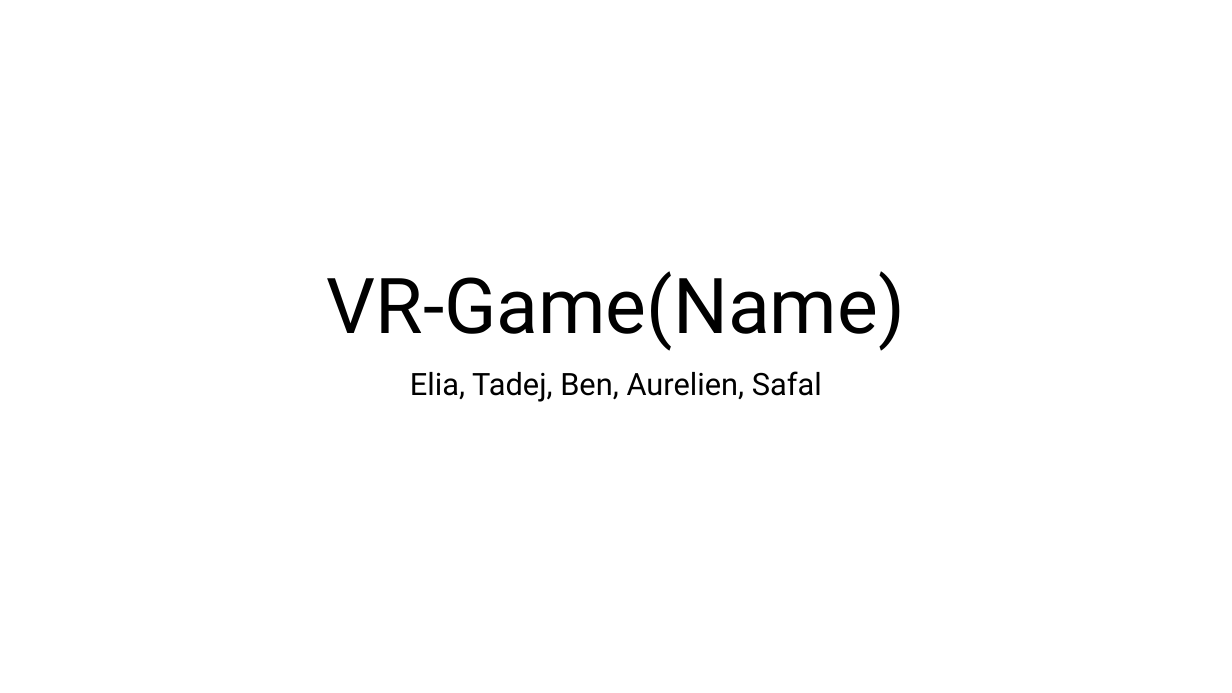
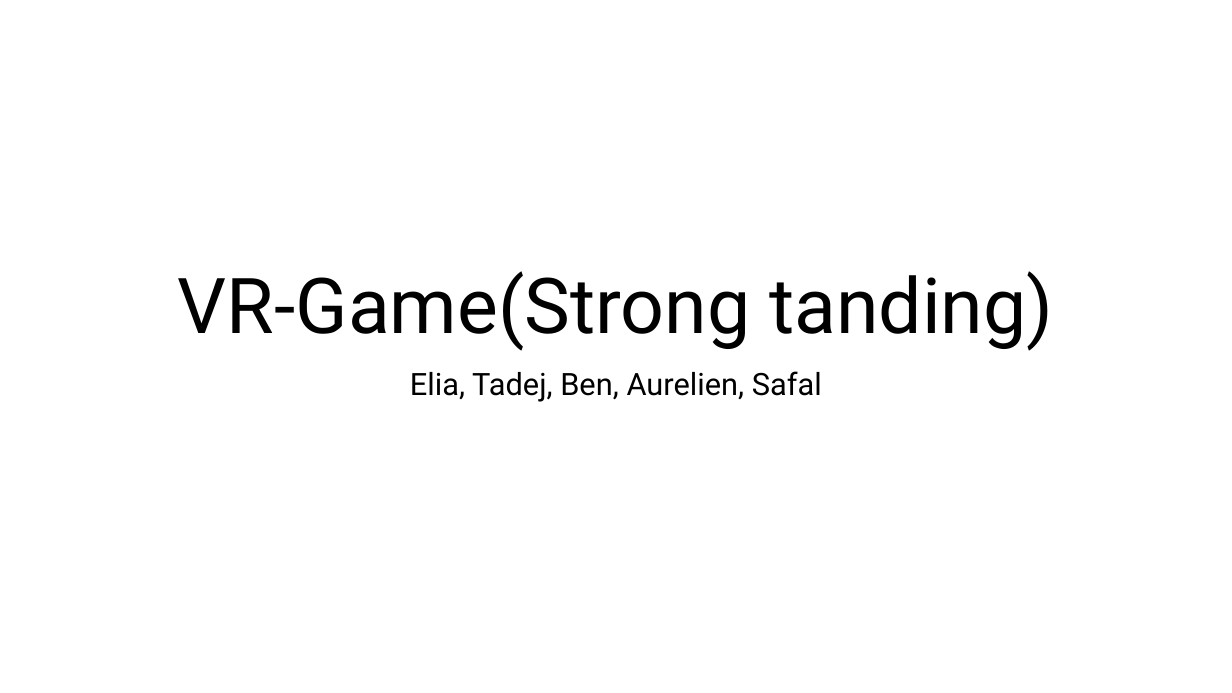
Before and after one commit to Soguel-Aurelien/UnrealEngineProjekt, a slide deck: slide 1 of Presentation/Unrealengine pp.pptx. Drawn at 1232x693 pixels with LibreOffice and Linux fonts; fonts in the diff are those of the drawing. Boxes give left, top, right and bottom in pixels: in the first picture for what was removed or moved away, otherwise in the second. Text is boxed around its words. In the diff, an @@ line names an element or a change of style, - is before the commit and + after.

Commit message:
Powerpoint

```diff
--- a/Presentation/Unrealengine pp.pptx
+++ b/Presentation/Unrealengine pp.pptx
@@ title at (x1=178, y1=271, x2=1053, y2=351): text changed @@
-VR-Game(Name)
+VR-Game(Strong tanding)
```
Also in this commit, not shown: 1 other file.
